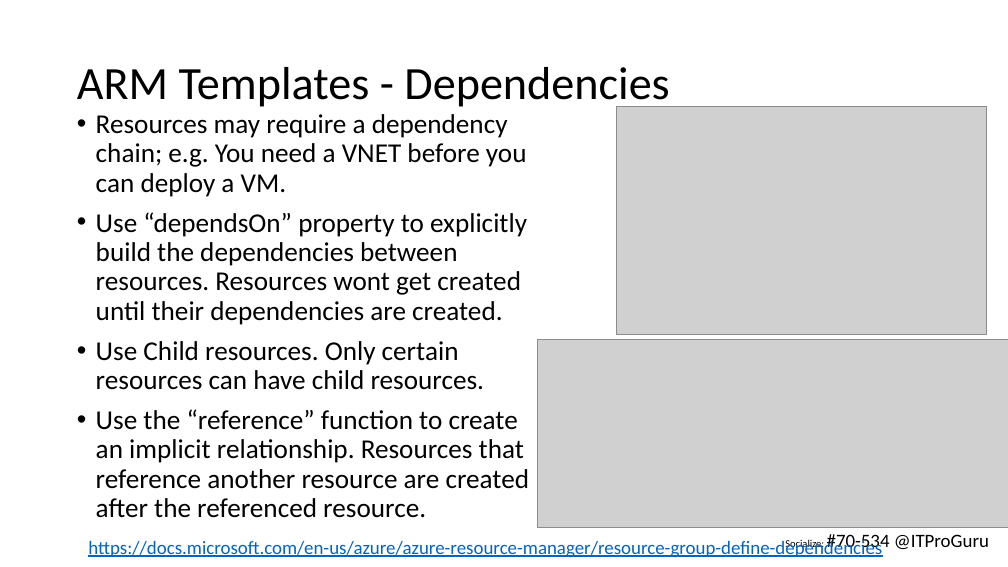
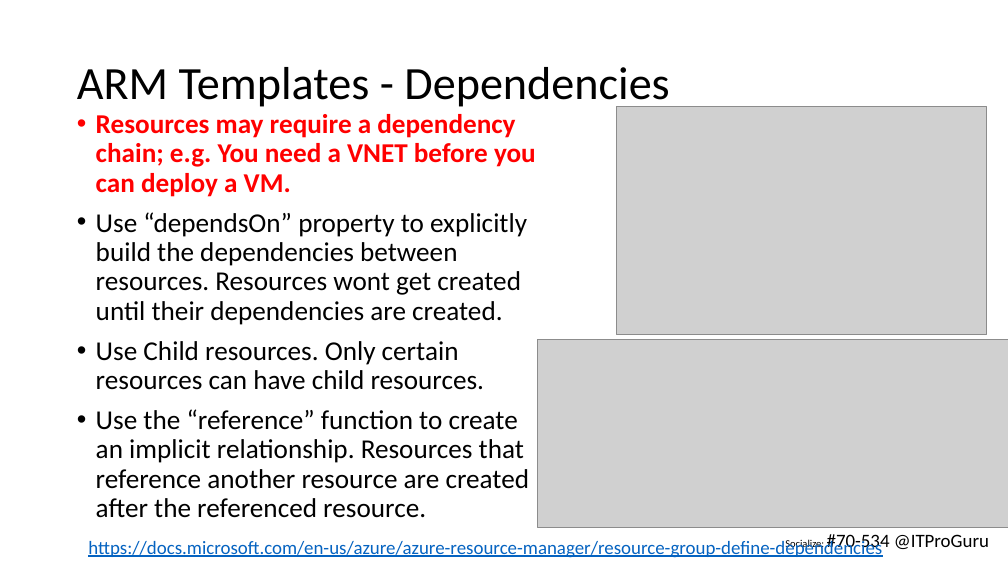
Before and after one commit to michaelsrichter/70534ExamPrep, a slide deck: slide 35 of Decks/70-534_NYC_Compute_Arch_Final.pptx. Drawn at 1008x567 pixels with LibreOffice and Linux fonts; fonts in the diff are those of the drawing; grey boxes stand for pictures. Boxes give left, top, right and bottom in pixels: in the first picture for what was removed or moved away, otherwise in the second. Text is boxed around its words. In the diff, an @@ line names an element or a change of style, - is before the commit and + after.

```diff
--- a/Decks/70-534_NYC_Compute_Arch_Final.pptx
+++ b/Decks/70-534_NYC_Compute_Arch_Final.pptx
@@ text at box(96, 114, 536, 197): text colour #000000 to #FF0000, bold on in "Resources may require a dependency chain; e.g. ..." @@
```
Also in this commit, not shown: 26 other slides changed.
